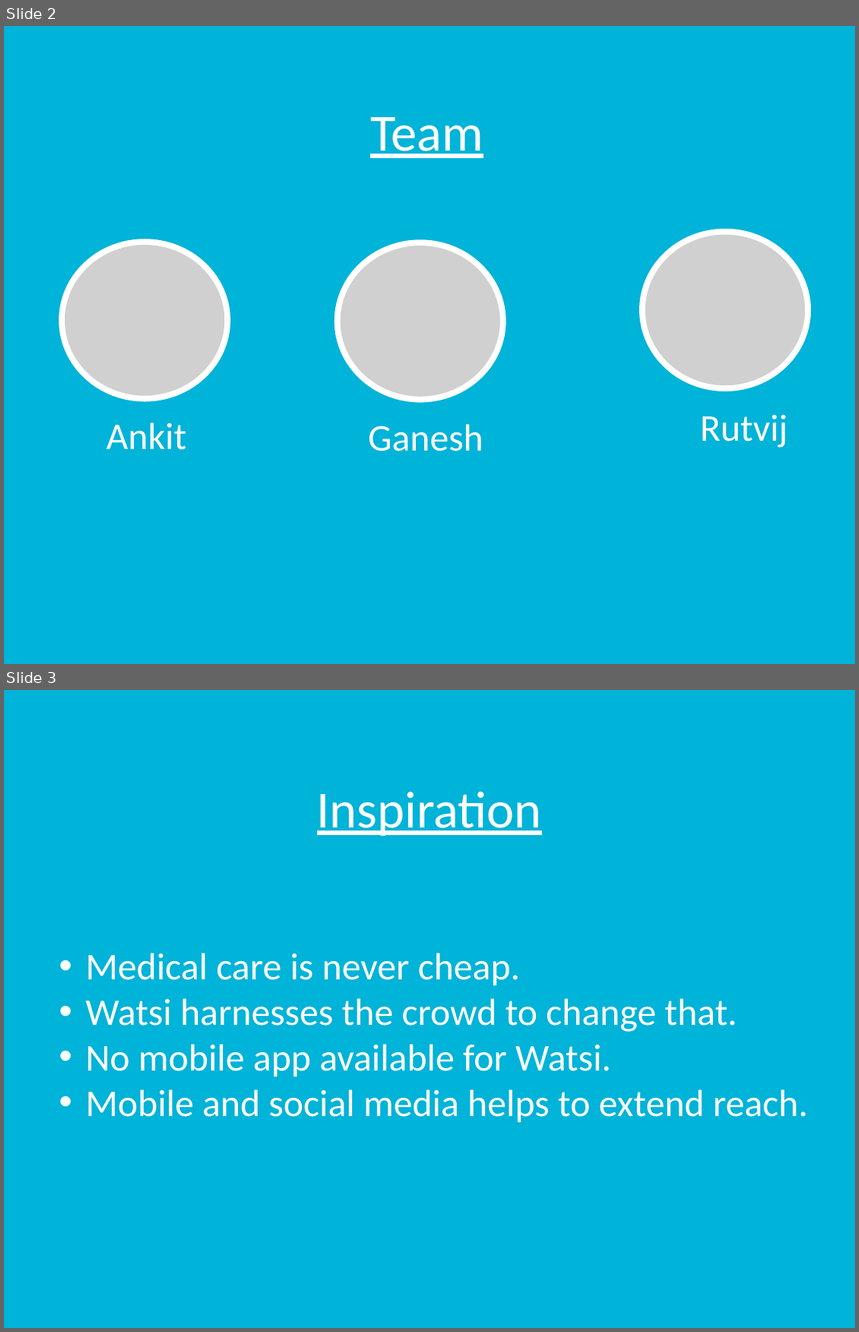
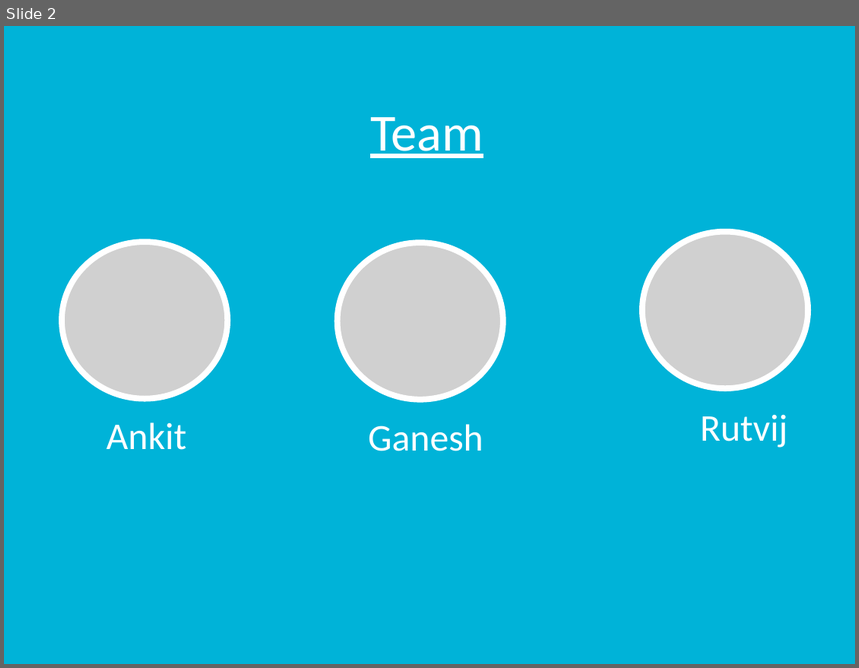
Before and after one commit to rutvijkumarshah/WatsiAndroidApp, a slide deck: docs/groupProject.pptx. Shown one above the other, each under a label of ours: slides 2 and 3 before the commit, slide 2 after it. The pictures are 859x1332 and 859x668 pixels, drawn with LibreOffice and Linux fonts; fonts in the diff are those of the drawing; grey boxes stand for pictures. Boxes give left, top, right and bottom in pixels: in the first picture for what was removed or moved away, otherwise in the second. Text is boxed around its words. In the diff, an @@ line names an element or a change of style, - is before the commit and + after.

```diff
--- a/docs/groupProject.pptx
+++ b/docs/groupProject.pptx
@@ slide 3 removed at box(4, 690, 855, 1328), background #00B3D8 @@
@@ title removed at box(317, 791, 542, 836) @@
-Inspiration
@@ text removed at box(85, 953, 808, 1122) @@
-• Medical care is never cheap.
-• Watsi harnesses the crowd to change that.
-• No mobile app available for Watsi.
-• Mobile and social media helps to extend reach.
```
Also in this commit, not shown: 1 slide changed, 2 slides added, 1 other slide removed.
